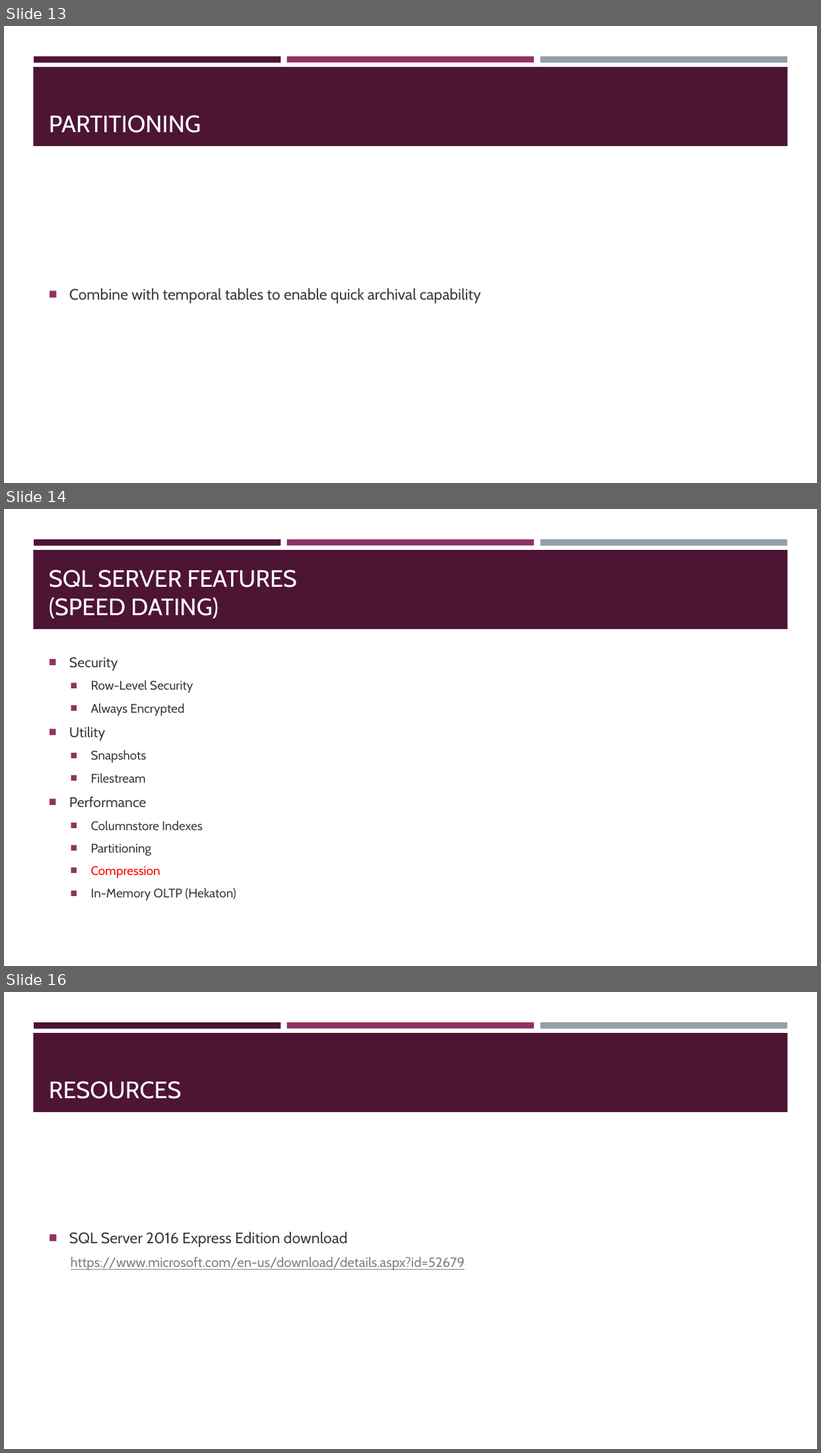
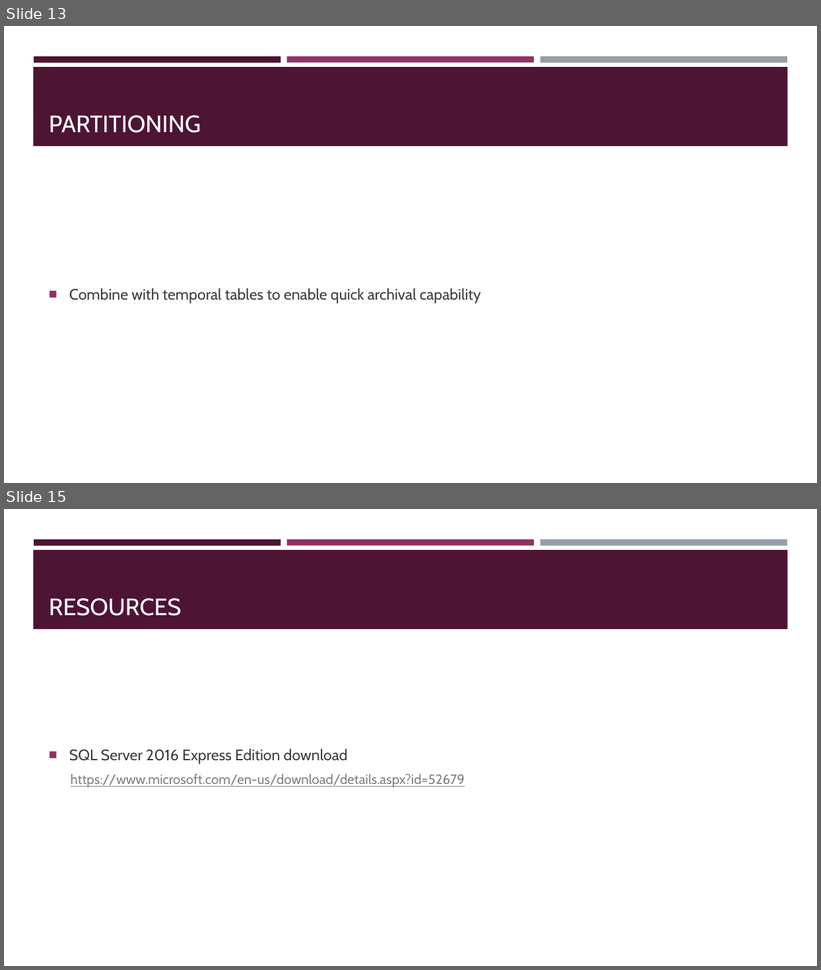
Before and after one commit to sqltran/SevenAwesomeSQLFeatures, a slide deck: AwesomeFreeSQLServerFeatures.pptx. Shown one above the other, each under a label of ours: slides 13, 14 and 16 before the commit, slides 13 and 15 after it; the slides between them are not shown. The pictures are 821x1453 and 821x970 pixels, drawn with LibreOffice and Linux fonts; fonts in the diff are those of the drawing. Boxes give left, top, right and bottom in pixels: in the first picture for what was removed or moved away, otherwise in the second. Text is boxed around its words. In the diff, an @@ line names an element or a change of style, - is before the commit and + after.

Commit message:
Selected features changed.  Remove compression and FILESTREAM; add temporal.

```diff
--- a/AwesomeFreeSQLServerFeatures.pptx
+++ b/AwesomeFreeSQLServerFeatures.pptx
@@ slide 14 removed at (4,509,817,966), background #FFFFFF; not listed: 4 template elements that a slide beside it also shows @@
@@ title removed at (49,570,297,619) @@
-SQL SERVER FEATURES
-(SPEED DATING)
@@ text removed at (69,657,236,901) @@
-■ Security
-  ■ Row-Level Security
-  ■ Always Encrypted
-■ Utility
-  ■ Snapshots
-  ■ Filestream
-■ Performance
-  ■ Columnstore Indexes
-  ■ Partitioning
-  ■ Compression
-  ■ In-Memory OLTP (Hekaton)
@@ what was slide 16 is now slide 15 @@
```
Also in this commit, not shown: 8 slides changed.
